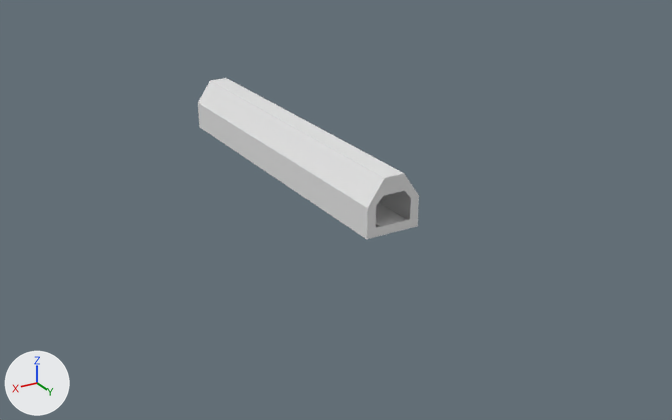
Before and after pictures for a commit that changed the Blender file Blender Models/SewerStraight.blend.
The view is the same before and after, from a camera (50 mm lens) standing at (51.0, 109.9, 38.4) and looking at (2.0, 28.3, -2.4). Every picture has the same lights, and +X, +Y and +Z are marked at lower left.

The older version as bpy lines, for what is in view:
```python
ob_cube = bpy.data.objects.new('Cube', me_cube_001)
ob_cube.location = (3.02, 20.43, 0.04)
ob_cube.scale = (0.76, 5.58, 1.0)
ob_cube_001 = bpy.data.objects.new('Cube.001', me_cube_002)
ob_cube_001.location = (0.03, 20.43, 1.69)
ob_cube_001.rotation_euler = (0.0, -1.57, 0.0)  # degrees (0, -90, 0)
ob_cube_001.scale = (0.416, 5.58, 1.0)
ob_cube_002 = bpy.data.objects.new('Cube.002', me_cube_008)
ob_cube_002.location = (6.03, 20.43, 1.68)
ob_cube_002.rotation_euler = (0.0, -1.57, 0.0)  # degrees (0, -90, 0)
ob_cube_002.scale = (0.418, 5.58, 1.0)
ob_cube_005 = bpy.data.objects.new('Cube.005', me_cube_006)
ob_cube_005.location = (3.0, 20.39, 0.95)
ob_cube_005.scale = (0.36, 5.58, 1.0)
ob_cube_007 = bpy.data.objects.new('Cube.007', me_cube_009)
ob_cube_007.location = (3.02, 40.83, 0.5)
ob_cube_007.rotation_euler = (0.0, -1.57, -1.567)  # degrees (0, -90, -90)
ob_cube_007.scale = (-0.121, -0.825, -1.09)
ob_cube_010 = bpy.data.objects.new('Cube.010', me_cube_012)
ob_cube_010.location = (0.5, 40.84, 2.17)
ob_cube_010.rotation_euler = (1.574, 0.000835, -3.14)  # degrees (90, 0, -180)
ob_cube_010.scale = (-0.121, -0.322, -1.09)
ob_cube_013 = bpy.data.objects.new('Cube.013', me_cube_015)
ob_cube_013.location = (5.07, 20.47, 4.63)
ob_cube_013.rotation_euler = (0.0, -0.975, 3.141)  # degrees (0, -56, 180)
ob_cube_013.scale = (0.416, 5.58, 1.0)
ob_cube_014 = bpy.data.objects.new('Cube.014', me_cube_016)
ob_cube_014.location = (3.01, 20.39, 6.0)
ob_cube_014.scale = (0.289, 5.58, 1.0)
ob_cube_016 = bpy.data.objects.new('Cube.016', me_cube_018)
ob_cube_016.location = (3.01, 40.83, 3.82)
ob_cube_016.rotation_euler = (0.0, -1.57, -1.567)  # degrees (0, -90, -90)
ob_cube_016.scale = (-0.121, -0.825, -1.09)
# me_cube_001
# before: 0 (-4.01, -3.66, -0.04), 1 (-4.01, -3.66, 0.04), 2 (-4.01, 3.66, -0.04) at pixel (417, 226), 3 (-4.01, 3.66, 0.04) at pixel (417, 225), 4 (4.01, -3.66, -0.04) at pixel (199, 127)
# before: 5 (4.01, -3.66, 0.04) at pixel (199, 126), 6 (4.01, 3.66, -0.04) at pixel (366, 239), 7 (4.01, 3.66, 0.04) at pixel (366, 238)
# me_cube_002
# before: 0 (-4.01, -3.66, -0.04), 1 (-4.01, -3.66, 0.04), 2 (-4.01, 3.66, -0.04) at pixel (417, 226), 3 (-4.01, 3.66, 0.04) at pixel (417, 226), 4 (4.01, -3.66, -0.04)
# before: 5 (4.01, -3.66, 0.04), 6 (4.01, 3.66, -0.04) at pixel (418, 195), 7 (4.01, 3.66, 0.04) at pixel (418, 195)
# me_cube_006
# before: 0 (-4.01, -3.66, -0.04), 1 (-4.01, -3.66, 0.04), 2 (-4.01, 3.66, -0.04) at pixel (404, 221), 3 (-4.01, 3.66, 0.04) at pixel (405, 220), 4 (4.01, -3.66, -0.04)
# before: 5 (4.01, -3.66, 0.04), 6 (4.01, 3.66, -0.04) at pixel (380, 227), 7 (4.01, 3.66, 0.04) at pixel (380, 226)
# me_cube_008
# before: 2 (-4.01, 3.66, -0.04) at pixel (366, 239), 3 (-4.01, 3.66, 0.04) at pixel (367, 239), 6 (4.01, 3.66, -0.04) at pixel (367, 207), 7 (4.01, 3.66, 0.04) at pixel (367, 207)
# me_cube_015
# before: 0 (-4.01, -3.66, -0.04) at pixel (368, 208), 1 (-4.01, -3.66, 0.04) at pixel (367, 208), 2 (-4.01, 3.66, -0.04) at pixel (198, 103), 3 (-4.01, 3.66, 0.04) at pixel (198, 103), 4 (4.01, -3.66, -0.04) at pixel (385, 178)
# before: 5 (4.01, -3.66, 0.04) at pixel (384, 178), 6 (4.01, 3.66, -0.04) at pixel (210, 80), 7 (4.01, 3.66, 0.04) at pixel (210, 80)
# me_cube_016
# before: 2 (-4.01, 3.66, -0.04) at pixel (404, 174), 3 (-4.01, 3.66, 0.04) at pixel (404, 173), 6 (4.01, 3.66, -0.04) at pixel (384, 178), 7 (4.01, 3.66, 0.04) at pixel (384, 177)
```
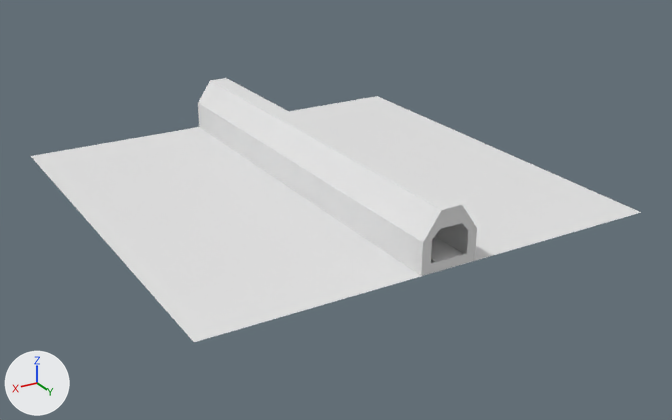
The newer file is also turned or shifted as a whole; pictures and numbers use the older file's frame.

Location of each change, (x1, y1, x2, y2) in pixels of the pictures (672 x 420 px):
'Cube.017', added
    after: (31, 96, 641, 342)
'Cube.013', reshaped (31% wider, 27% taller)
    before: (199, 81, 384, 207)
    after: (199, 81, 441, 241)
'Cube.002', reshaped (32% wider, 26% taller)
    before: (198, 102, 368, 238)
    after: (198, 103, 423, 275)
'Cube.014', reshaped (29% wider, 32% taller)
    before: (210, 78, 404, 178)
    after: (211, 78, 462, 210)
'Cube.016', moved
    before: (368, 174, 419, 208)
    after: (423, 206, 477, 242)
'Cube.001', reshaped (34% wider, 27% taller)
    before: (379, 191, 410, 220)
    after: (435, 223, 477, 260)
'Cube.007', moved
    before: (367, 217, 418, 239)
    after: (422, 251, 475, 276)
'Cube.005', reshaped
    before: (376, 204, 404, 226)
    after: (431, 238, 462, 262)
'Cube.011', moved
    before: (367, 206, 376, 230)
    after: (422, 240, 432, 266)
'Cube.010', moved
    before: (410, 196, 419, 219)
    after: (466, 228, 477, 253)
'Cube', reshaped (33% wider, 33% taller)
    before: (200, 127, 407, 239)
    after: (200, 127, 475, 276)

What changed in the scene script:
```text
Change me_cube_001:
    where me_cube_001.from_pydata(...)  # 8 vertices, 6 faces; spans x -4.01..4.01, y -3.66..3.66, z -0.04..0.04
    used by ob_cube; location = (3.02, 20.43, 0.04); scale = (0.76, 5.58, 1.0)
    me_cube_001 part 1
    add for i in [0, 1, 4, 5]: me_cube_001.vertices[i].co += Vector((0.0, -0.01, 0.0))
    add for i in [2, 3, 6, 7]: me_cube_001.vertices[i].co += Vector((0.0, 1.63, 0.0))
Change me_cube_002:
    where me_cube_002.from_pydata(...)  # 8 vertices, 6 faces; spans x -4.01..4.01, y -3.66..3.66, z -0.04..0.04
    used by ob_cube_001; location = (0.03, 20.43, 1.69); rotation_euler = (0.0, -1.57, 0.0), in degrees (0, -90, 0); scale = (0.416, 5.58, 1.0)
    me_cube_002 part 2
    add for i in [0, 1, 4, 5]: me_cube_002.vertices[i].co += Vector((0.0, -0.01, 0.0))
    add for i in [2, 3, 6, 7]: me_cube_002.vertices[i].co += Vector((0.0, 1.63, 0.0))
Change me_cube_006:
    where me_cube_006.from_pydata(...)  # 8 vertices, 6 faces; spans x -4.01..4.01, y -3.66..3.66, z -0.04..0.04
    used by ob_cube_005; location = (3.0, 20.39, 0.95); scale = (0.36, 5.58, 1.0)
    me_cube_006 part 3
    add for i in [0, 1, 4, 5]: me_cube_006.vertices[i].co += Vector((0.0, -0.01, 0.0))
    add for i in [2, 3, 6, 7]: me_cube_006.vertices[i].co += Vector((0.0, 1.63, 0.0))
Change me_cube_008:
    where me_cube_008.from_pydata(...)  # 8 vertices, 6 faces; spans x -4.01..4.01, y -3.66..3.66, z -0.04..0.04
    used by ob_cube_002; location = (6.03, 20.43, 1.68); rotation_euler = (0.0, -1.57, 0.0), in degrees (0, -90, 0); scale = (0.418, 5.58, 1.0)
    me_cube_008 part 4
    add for i in [2, 3, 6, 7]: me_cube_008.vertices[i].co += Vector((0.0, 1.63, 0.0))
Change me_cube_015:
    where me_cube_015.from_pydata(...)  # 8 vertices, 6 faces; spans x -4.01..4.01, y -3.66..3.66, z -0.04..0.04
    used by ob_cube_013; location = (5.07, 20.47, 4.63); rotation_euler = (0.0, -0.975, 3.141), in degrees (0, -56, 180); scale = (0.416, 5.58, 1.0)
    me_cube_015 part 5
    add for i in [0, 1, 4, 5]: me_cube_015.vertices[i].co += Vector((0.0, -1.62, 0.0))
    add for i in [2, 3, 6, 7]: me_cube_015.vertices[i].co += Vector((0.0, 0.01, 0.0))
Change me_cube_016:
    where me_cube_016.from_pydata(...)  # 8 vertices, 6 faces; spans x -4.01..4.01, y -3.66..3.66, z -0.04..0.04
    used by ob_cube_014; location = (3.01, 20.39, 6.0); scale = (0.289, 5.58, 1.0)
    me_cube_016 part 6
    add for i in [2, 3, 6, 7]: me_cube_016.vertices[i].co += Vector((0.0, 1.63, 0.0))
Add me_cube:
    me_cube.from_pydata([(-0.4, -0.4, 0.0), (-0.4, -0.4, 0.0), (-0.4, 0.4, 0.0), (-0.4, 0.4, 0.0), (0.4, -0.4, 0.0), (0.4, -0.4, 0.0), (0.4, 0.4, 0.0), (0.4, 0.4, 0.0), (-25.5, -25.5, 0.0), (24.5, -25.5, 0.0), (-25.5, 24.5, 0.0), (24.5, 24.5, 0.0)], [], [(0, 1, 3, 2), (2, 3, 7, 6), (6, 7, 5, 4), (4, 5, 1, 0), (2, 6, 4, 0), (7, 3, 1, 5), (8, 9, 11, 10)])
Change ob_cube_007:
    ob_cube_007.location: (3.02, 40.83, 0.5) -> (3.02, 49.89, 0.5)
Change ob_cube_010:
    ob_cube_010.location: (0.5, 40.84, 2.17) -> (0.5, 49.89, 2.17)
Change ob_cube_011:
    ob_cube_011.location: (5.57, 40.84, 2.17) -> (5.57, 49.89, 2.17)
Change ob_cube_016:
    ob_cube_016.location: (3.01, 40.83, 3.82) -> (3.01, 49.89, 3.82)
Add ob_cube_017:
    ob_cube_017 = bpy.data.objects.new('Cube.017', me_cube)
    ob_cube_017.location = (3.55, 25.5, 0.02)
```
